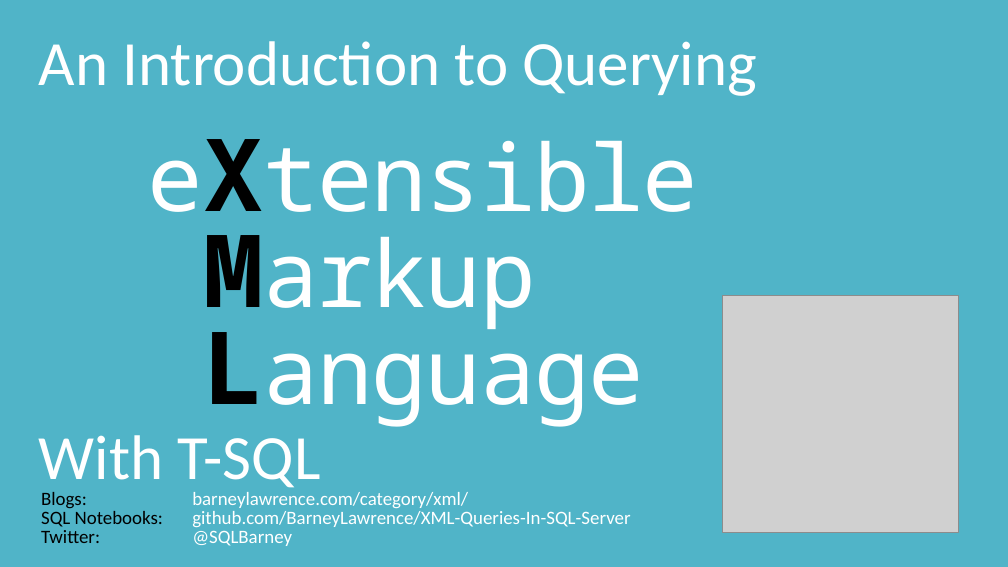
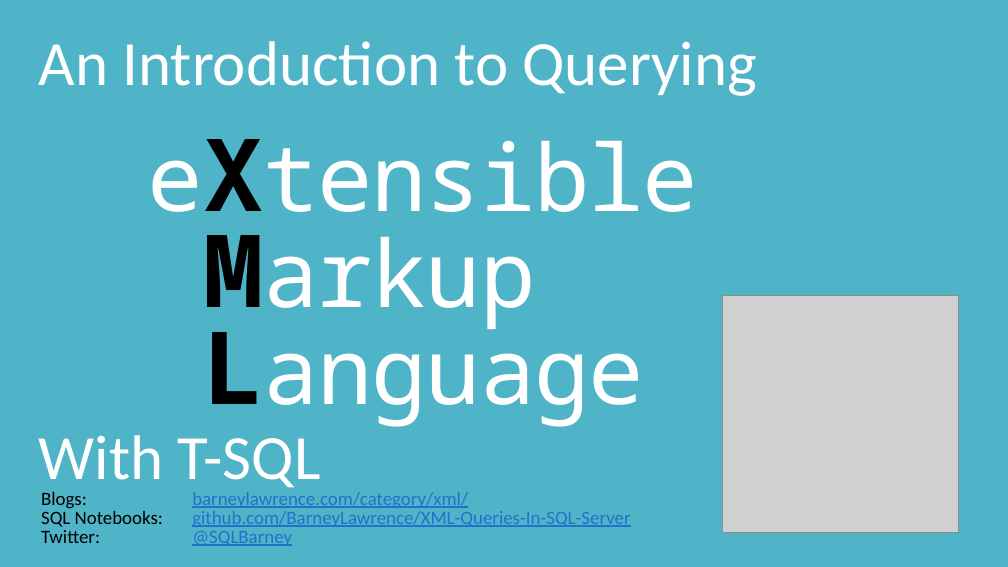
Before and after one commit to BarneyLawrence/XML-Queries-In-SQL-Server, a slide deck: slide 21 of Lightning Talk - An Introduction to Querying XML With T-SQL.pptx. Drawn at 1008x567 pixels with LibreOffice and Linux fonts; fonts in the diff are those of the drawing; grey boxes stand for pictures. Boxes give left, top, right and bottom in pixels: in the first picture for what was removed or moved away, otherwise in the second. Text is boxed around its words. In the diff, an @@ line names an element or a change of style, - is before the commit and + after.

```diff
--- a/Lightning Talk - An Introduction to Querying XML With T-SQL.pptx
+++ b/Lightning Talk - An Introduction to Querying XML With T-SQL.pptx
@@ text "SQL Notebooks: github.com/BarneyLawrence/XML-Queries-In-SQL- ..." at (41, 508, 630, 527): text colour #FFFFFF to #2370CD, underline on in "github.com/BarneyLawrence/XML-Queries-In-SQL-Server" @@
@@ text "Blogs: barneylawrence.com/category/xml/" at (41, 492, 468, 509): text colour #FFFFFF to #2370CD, underline on in "barneylawrence.com/category/xml/" @@
@@ text "Twitter: @SQLBarney" at (41, 530, 292, 546): text colour #FFFFFF to #2370CD, underline on in "@SQLBarney" @@
```
Also in this commit, not shown: 1 other slide changed, 1 other file.
